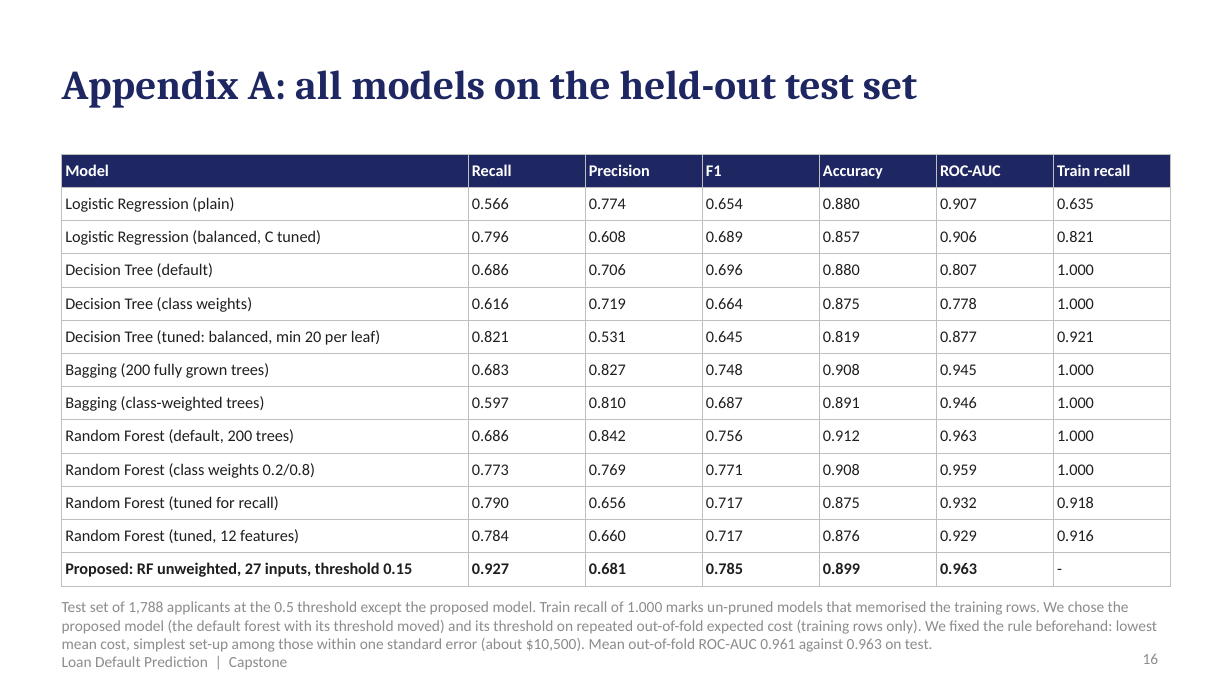
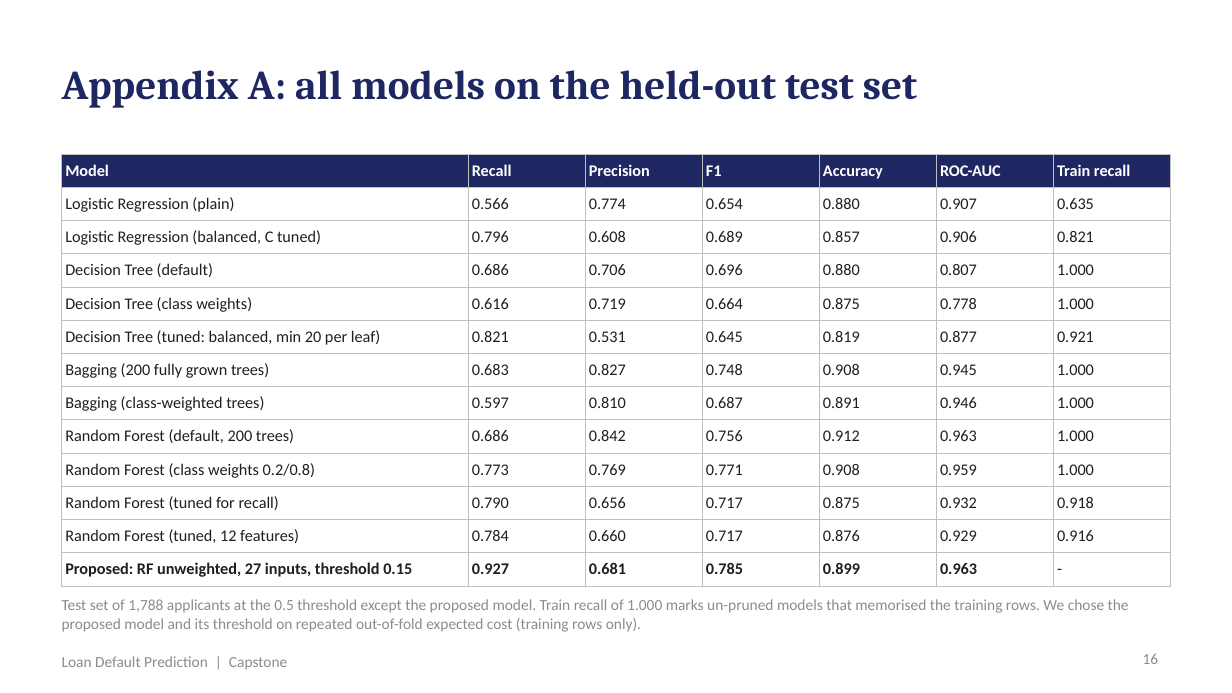
Before and after one commit to shubham1891/Personal-code, a slide deck: slide 16 of presentation/Loan_Default_Prediction_Presentation.pptx. Drawn at 1232x693 pixels with LibreOffice and Linux fonts; fonts in the diff are those of the drawing. Boxes give left, top, right and bottom in pixels: in the first picture for what was removed or moved away, otherwise in the second. Text is boxed around its words. In the diff, an @@ line names an element or a change of style, - is before the commit and + after.

```diff
--- a/presentation/Loan_Default_Prediction_Presentation.pptx
+++ b/presentation/Loan_Default_Prediction_Presentation.pptx
@@ text at (62, 599, 1129, 632): text changed @@
-Test set of 1,788 applicants at the 0.5 threshold except the proposed model. Train recall of 1.000 marks un-pruned models that memorised the training rows. We chose the proposed model (the default forest with its threshold moved) and its threshold on repeated out-of-fold expected cost (training rows only). We fixed the rule beforehand: lowest mean cost, simplest set-up among those within one standard error (about $10,500). Mean out-of-fold ROC-AUC 0.961 against 0.963 on test.
+Test set of 1,788 applicants at the 0.5 threshold except the proposed model. Train recall of 1.000 marks un-pruned models that memorised the training rows. We chose the proposed model and its threshold on repeated out-of-fold expected cost (training rows only).
```
Also in this commit, not shown: 10 other slides changed, 20 other files.
